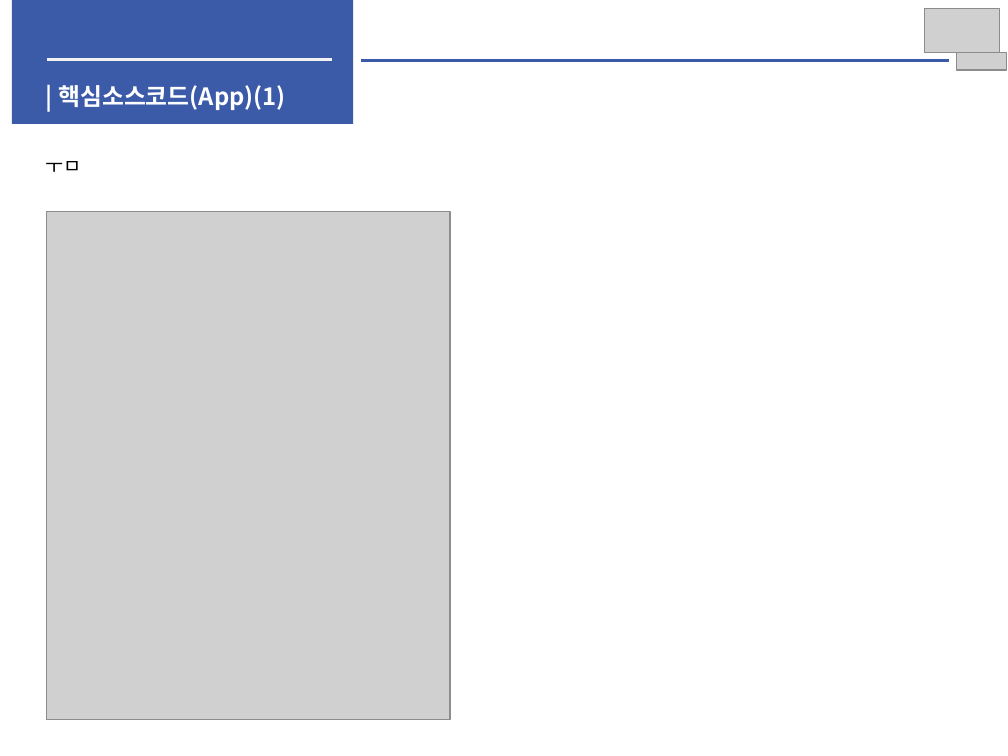
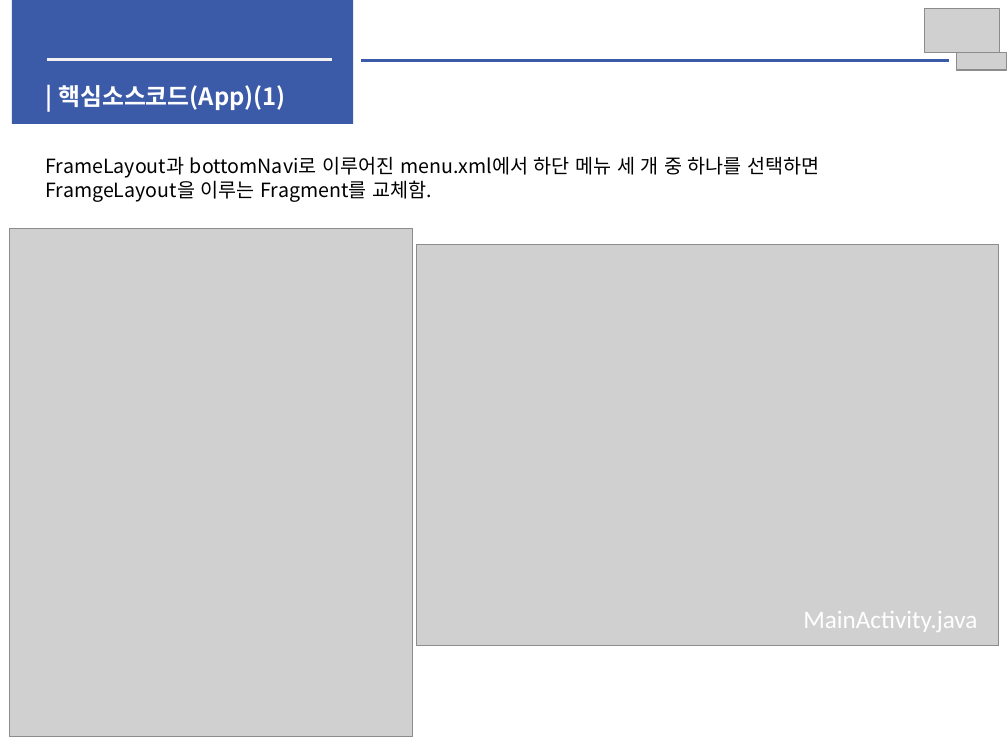
Before and after one commit to woojin1027/THE-FACO, a slide deck: slide 22 of 중간보고서/중간보고서.pptx. Drawn at 1008x756 pixels with LibreOffice and Linux fonts; fonts in the diff are those of the drawing; grey boxes stand for pictures. Boxes give left, top, right and bottom in pixels: in the first picture for what was removed or moved away, otherwise in the second. Text is boxed around its words. In the diff, an @@ line names an element or a change of style, - is before the commit and + after.

```diff
--- a/중간보고서/중간보고서.pptx
+++ b/중간보고서/중간보고서.pptx
@@ text at (46,156,819,202): text changed @@
-ㅜㅁ
+FrameLayout과 bottomNavi로 이루어진 menu.xml에서 하단 메뉴 세 개 중 하나를 선택하면
+FramgeLayout을 이루는 Fragment를 교체함.
@@ picture: place and size @@
-picture at (46,212,450,720)
+picture at (9,229,412,737)
@@ picture added at (416,245,999,645) @@
@@ text added at (803,611,977,632), 18 pt, text #FFFFFF @@
+MainActivity.java
```
Also in this commit, not shown: 6 other slides changed, 2 slides added.
